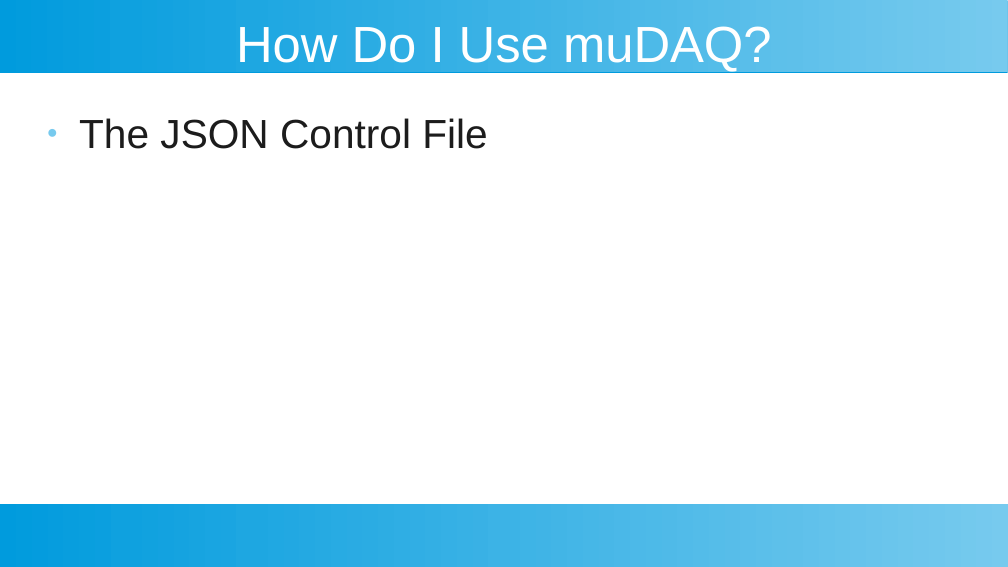
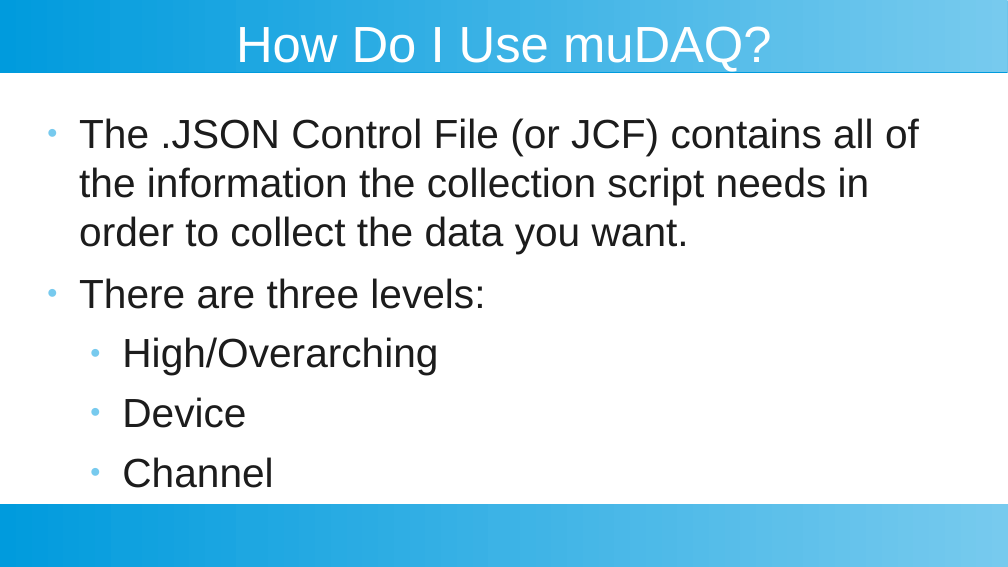
Before and after one commit to StellarRemnants/muDAQ, a slide deck: slide 20 of Presentation_2022-10-07.odp (slide 15 before the commit). Drawn at 1008x567 pixels with LibreOffice and Linux fonts; fonts in the diff are those of the drawing. Boxes give left, top, right and bottom in pixels: in the first picture for what was removed or moved away, otherwise in the second. Text is boxed around its words. In the diff, an @@ line names an element or a change of style, - is before the commit and + after.

Commit message:
Presentation 2022-10-07

```diff
--- a/Presentation_2022-10-07.odp
+++ b/Presentation_2022-10-07.odp
@@ text at (x1=79, y1=118, x2=919, y2=488): text changed @@
-● The JSON Control File
+● The .JSON Control File (or JCF) contains all of the information the collection script needs in order to collect the data you want.
+● There are three levels:
+  ● High/Overarching
+  ● Device
+  ● Channel
```
Also in this commit, not shown: 10 other slides changed, 9 slides added, 4 other files.
